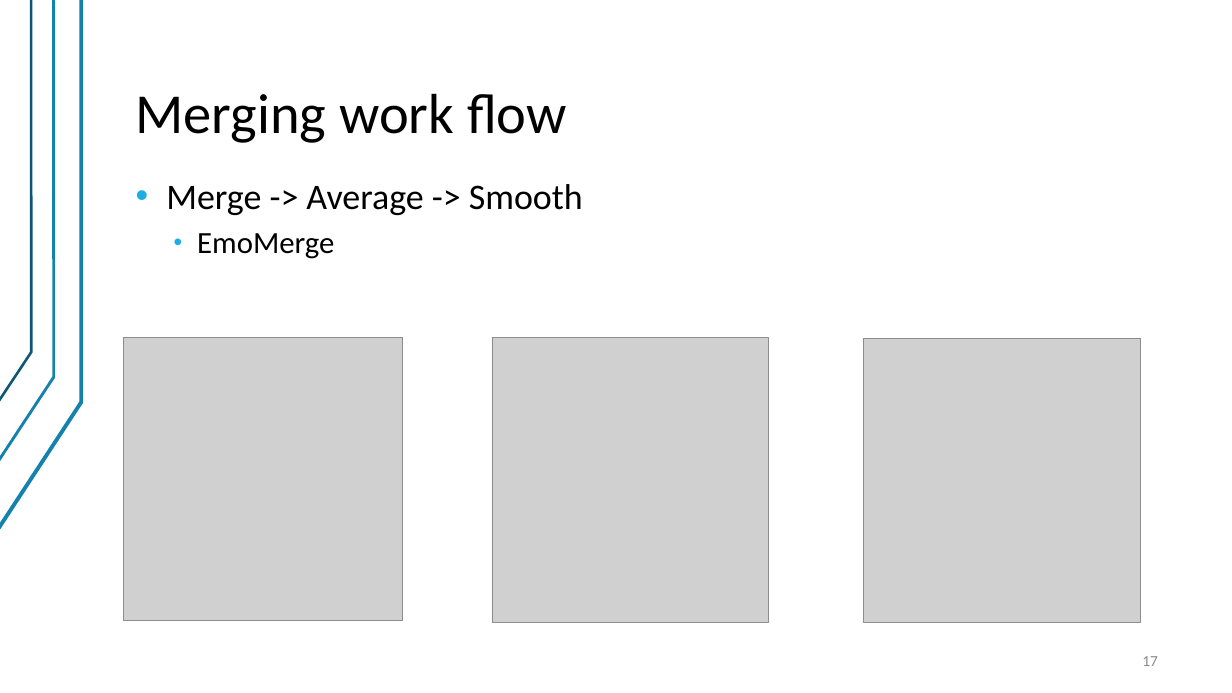
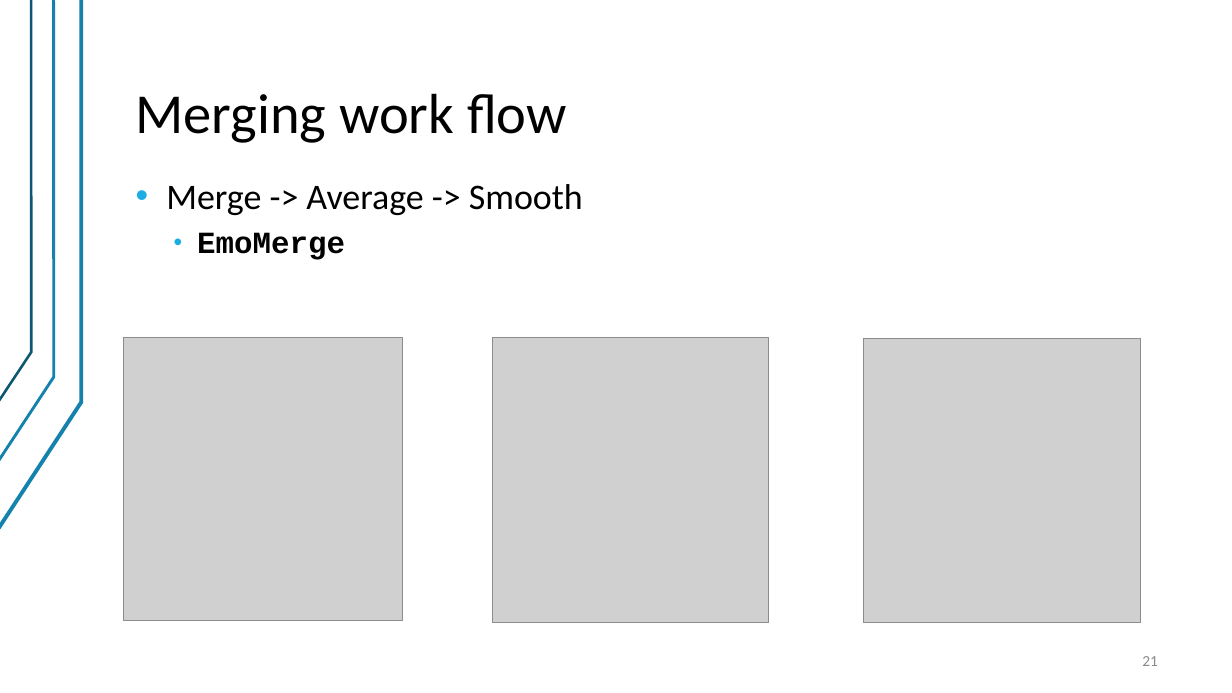
Before and after one commit to valber-8/emotracker, a slide deck: slide 21 of EmotionsTracker.pptx (slide 17 before the commit). Drawn at 1232x693 pixels with LibreOffice and Linux fonts; fonts in the diff are those of the drawing; grey boxes stand for pictures. Boxes give left, top, right and bottom in pixels: in the first picture for what was removed or moved away, otherwise in the second. Text is boxed around its words. In the diff, an @@ line names an element or a change of style, - is before the commit and + after.

Commit message:
Update presentation

```diff
--- a/EmotionsTracker.pptx
+++ b/EmotionsTracker.pptx
@@ text at [197,232,345,260]: font Calibri to Courier New, bold on in "EmoMerge" @@
@@ page number at [1142,656,1158,666]: text changed @@
-17
+21
```
Also in this commit, not shown: 4 slides added, 11 other files.
